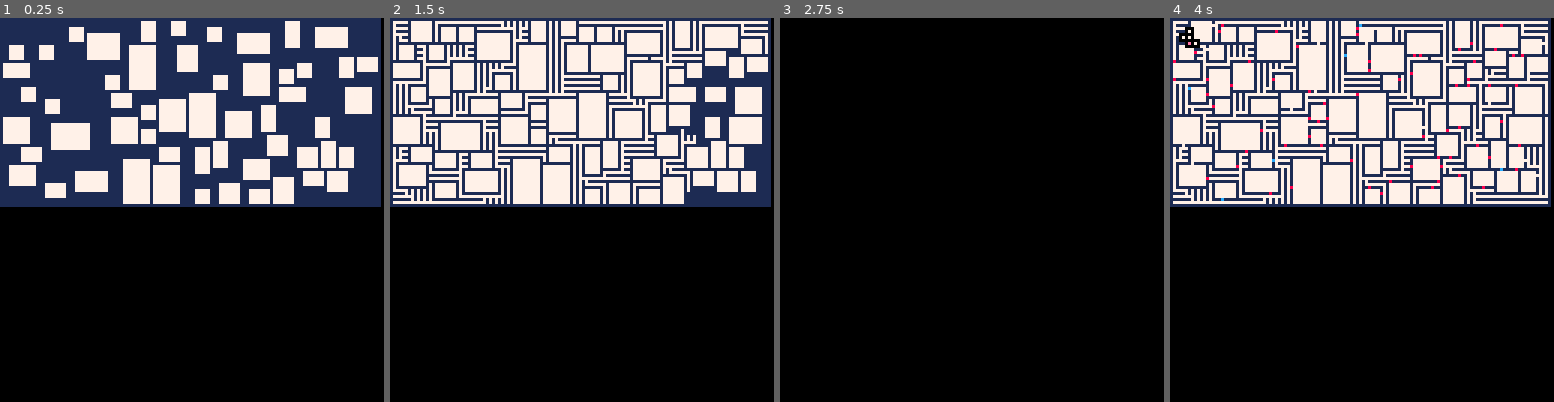
Above: before the commit, frames 1-4 (left to right).
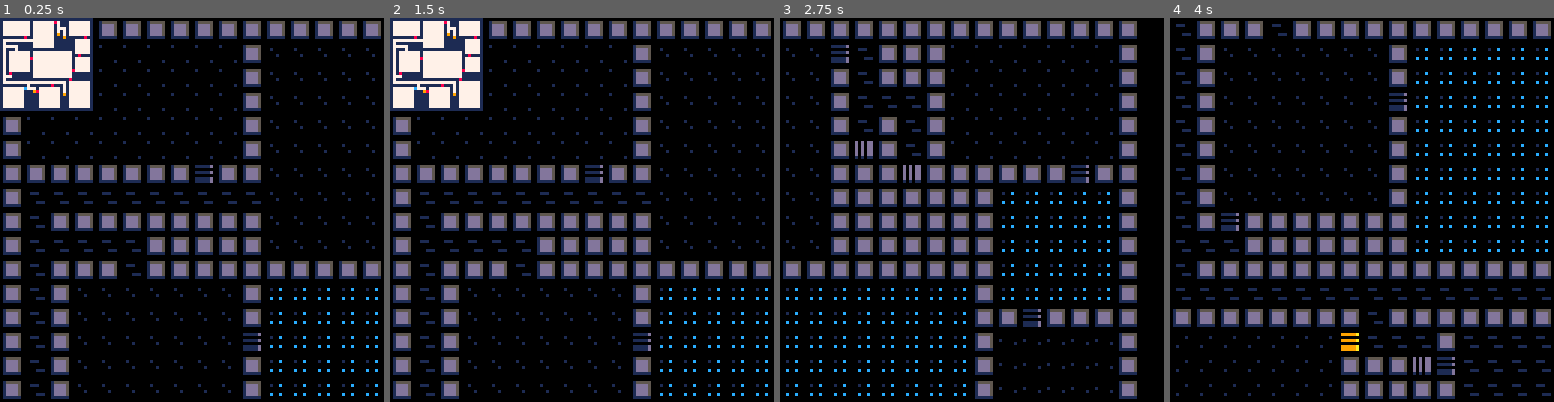
Above: after the commit, the same moments.

Repository: theRenard/PICO-8-Dungeon-Generator
Game: PICO-8 cartridge dungeon-generator.p8
The game is run twice, just before and just after one commit, with the same random seed, the same clock (stepped at 60 frames per second) and the same inputs.
Inputs:
- Up to frame 1 (0.25 s): no input
- Up to frame 2 (1.5 s): no input
- Up to frame 3 (2.75 s): hold Right 1.6-2.1 s; hold Up 2.15-2.42 s; hold Right from 2.47 s (still down)
- Up to frame 4 (4 s): release Right at 3.03 s; hold Left 3.08-3.58 s; hold Down 3.63-3.97 s

The runs differ from the first frame. In frame 1, 56% of the frame differs, in the area x 0-100%, y 0-100%; in frame 2, 55%; in frame 3, 24%; in frame 4, 62%.

Commit message:
Update dungeon dimensions to 32x32 and increment version to 43

Diff:
--- a/dungeon-generator.p8
+++ b/dungeon-generator.p8
@@ -1,5 +1,5 @@
 pico-8 cartridge // http://www.pico-8.com
-version 42
+version 43
 __lua__
 -- dungeon generator
 -- by @monsieurLeRenard
@@ -10,14 +10,14 @@
 #include lua/main.lua
 
 __gfx__
-00000000666066660000000000000000000000000400000006000000000000006660666666606666000000000000000066606666000000000000000000000000
-00000000000000001001000000020200003030030004004000000060050000000044440000bbbb00000000000000000000444400000000000000000000000000
-00700700066660660000010000000000000000000000000060000000000005000644446606b00b66000000000000000006400466000000000000000000000000
-00077000000000000010010020020000000000000000000000000000005000000044440000b00b00000000000000000000400400000000000000000000000000
-00077000666606660000000000000000030000000000000000060000000000006644546666b00b66000000000000000066400466000000000000000000000000
-00700700000000000100010000020000000000000400000000000000000000500044440000b00b00000000000000000000400400000000000000000000000000
-00000000066666600000000002000200003000000040004000600600050050000644446006b00b60000000000000000006400460000000000000000000000000
-00000000000000000010000000000000000003000000000000000000000000000044440000b00b00000000000000000000400400000000000000000000000000
+00000000000000000000000000000000000000000000000000000000000000000000000000000000000000000000000000000000000000000000000000000000
+0000000001555550000000000000000001000000000000000000000000000000011111d00d0d0dd00000000000000000099999a0000000000000000000000000
+0070070001dddd500000010000100000000000000000000000100c0000111000000000000d0d0dd0000000000000000000000000000000000000000000000000
+0007700001dddd50000000000000000000000000010000000000000000000000011111d00d0d0dd00000000000000000099999a0000000000000000000000000
+0007700001dddd50000000000000100000000000000000100000000000000000000000000d0d0dd0000000000000000000000000000000000000000000000000
+0070070001dddd500010000000000000000000000000000000c00c0000001110011111d00d0d0dd00000000000000000099999a0000000000000000000000000
+0000000001111110000000000000000000000010000000000000000000000000011111d0010101100000000000000000099999a0000000000000000000000000
+00000000000000000000000000000000000000000000000000000000000000000000000000000000000000000000000000000000000000000000000000000000
 00000000000000000000000000000000000000000000000000000000000000000000000000000000000000000000000000000000000000000000000000000000
 00000000000000000000000000000000000000000000000000000000000000000000000000000000000000000000000000000000000000000000000000000000
 00000000000000000000000000000000000000000000000000000000000000000000000000000000000000000000000000000000000000000000000000000000
--- a/lua/main.lua
+++ b/lua/main.lua
@@ -1,7 +1,7 @@
 cls()
 
-local dungeonWidth = 128
-local dungeonHeight = 64
+local dungeonWidth = 32
+local dungeonHeight = 32
 local dungeon = {}
 
 function _init()
